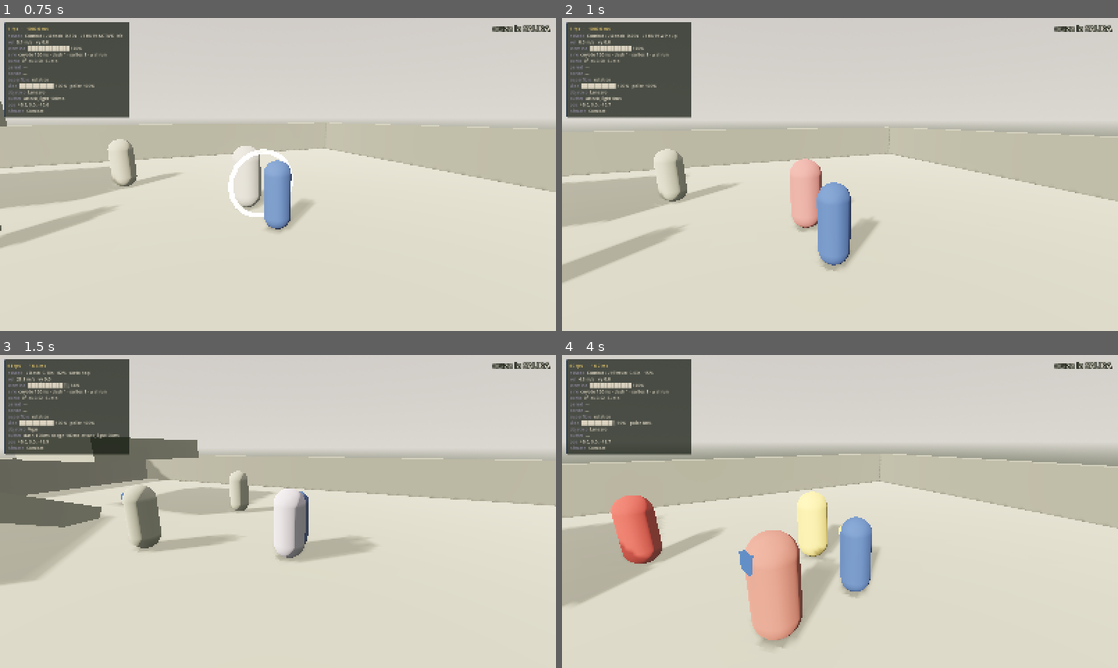
Above: before the commit, frames 1-4 (two rows, left to right).
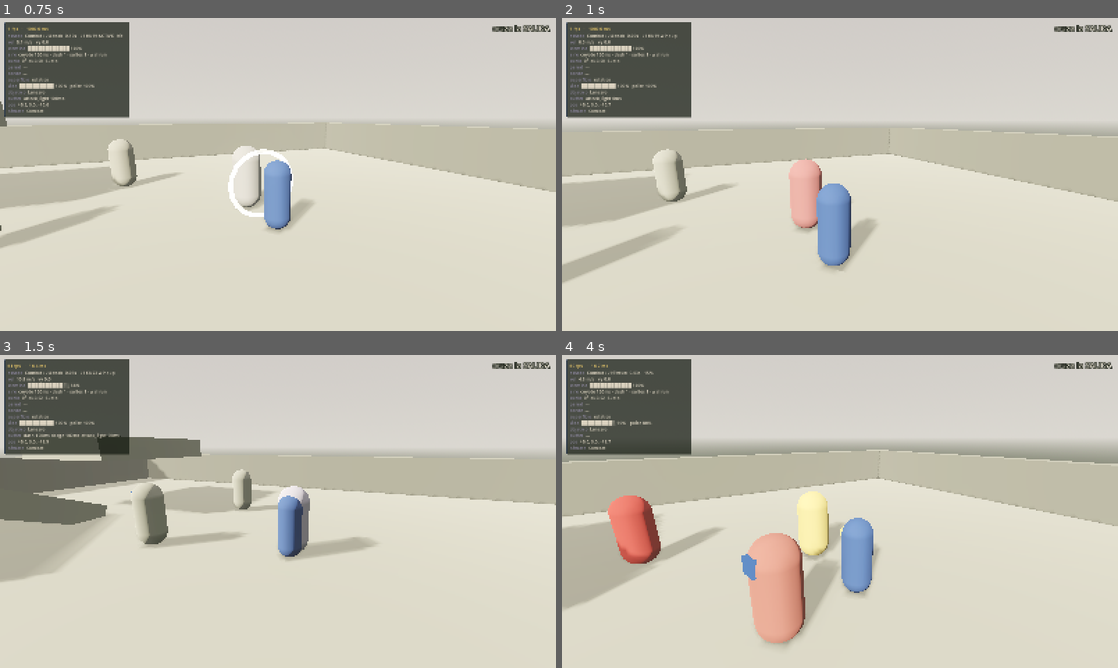
Above: after the commit, the same moments.

Repository: PanCecas/rock
Game: Godot game, scene res://tools/TestFase2.tscn
The game is run twice, just before and just after one commit, with the same random seed, the same clock (stepped at 60 frames per second) and the same inputs. This scene is started directly instead of the project's main scene.
Inputs (mouse positions are in pixels of both pictures, inside the frame that each line leads up to):
- Up to frame 1 (0.75 s): tap Enter at 0.5 s; move the mouse to (305, 174) at 0.52 s; hold W (move_forward) from 0.53 s (still down); click (305, 174) at 0.6 s
- Up to frame 2 (1 s): keep holding W (move_forward); tap Space (jump) at 0.77 s; tap Shift (dash) at 0.8 s
- Up to frame 3 (1.5 s): keep holding W (move_forward); move the mouse to (250, 511) at 1.27 s; tap Shift (dash) at 1.35 s
- Up to frame 4 (4 s): keep holding W (move_forward); tap Space (jump) at 1.52, 3.02, 3.77 s; click (812, 511) at 1.55 s; move the mouse to (851, 505) at 2.02 s; tap R (aim) at 2.1 s; tap Shift (dash) at 2.3, 3.8 s; move the mouse to (834, 517) at 2.77 s; right-click (834, 517) at 2.85 s; click (834, 517) at 3.05 s; move the mouse to (878, 514) at 3.52 s; click (878, 514) at 3.6 s

Frame 1 is identical in both runs. In frame 2, 0.3% of the frame differs, in the area x 1-100%, y 34-81%; in frame 3, 3.9%, in the area x 0-100%, y 5-74%; in frame 4, 2.8%.

Commit message:
Correccion 2.3: escalera de velocidad dash-surf-correr y ataque de dash
EL DASH SE SENTIA LARGO Y RARO
La causa era que un solo estado intentaba ser evasion Y desplazamiento a la vez.
Se separan en tres, y cada uno hace bien una sola cosa:

  sin Shift ->  caminar (stick suave) . trotar (stick a fondo)
  con Shift ->  DASH -> SURF -> correr sostenido

- DASH es un ESQUIVE: 0.12 s (antes 0.16), 3.6 m (antes 4.5) y giro bajado de
  420 a 120 grados/s. Unidireccional a proposito: no es para desplazarse, es para
  salir de un sitio.
- SURF (nuevo, en el grupo Grounded) es el tramo fluido: arranca a 15 m/s, por
  encima del sprint, con giro de 320 grados/s porque es DONDE SE PILOTA,
  rozamiento bajo para que el momentum se note y alabeo del cuerpo al girar. La
  referencia es el agua. Decae hacia la velocidad de sprint, asi que entregar el
  testigo a correr no se siente como un frenazo. Soltar Shift lo corta en el acto.
  Cancelable a slide, a salto y a ataque; consume stamina mientras dura.
- La velocidad alta EXIGE mantener Shift. Sin el solo hay caminar y trotar: no se
  regala.

ATAQUE DE DASH
Nuevo espada_dash.tres, lanzable desde Dash y desde Surf con el ataque ligero. Su
trabajo es CERRAR DISTANCIA: alcance 3.2 m, avance 9, arco estrecho y recuperacion
corta. Encadena a L2, asi que dash -> golpe -> cadena es una via de entrada al
combo y no un callejon sin salida.

BACKLOG DE FISICAS — DOCUMENTADO, NO IMPLEMENTADO
Nueva seccion 11 en docs/03_ARQUITECTURA_MECANICAS.md con el diseno de Active
Ragdoll (cuerpos fisicos controlados por animacion con controladores PD, mezcla
animacion-fisica por hueso y por evento, golpes con direccion real en lugar de
ocho clips de reaccion) y del grappler con cuerda verlet real estilo Loader, donde
el puno sale del momentum acumulado y no de un dano fijo.

Marcado explicitamente como NO IMPLEMENTAR hasta cerrar la Fase 4: el active
ragdoll choca de frente con SurfaceContext —los huesos fisicos viven en espacio de
mundo mientras el personaje vive en el marco del coloso— y esa pelea hay que
ganarla sobre el papel antes de escribir codigo.

Se anade tambien el PROMPT CORRECCION 2.3 a PROMPT_CLAUDE_CODE.md.

Tests: 24/24 en la Fase 2 (5 comprobaciones nuevas) y 12/12 en la Fase 1.

Co-Authored-By: Claude Opus 5 <noreply@anthropic.com>

Diff:
--- /dev/null
+++ b/content/data/attacks/espada_dash.tres
@@ -0,0 +1,28 @@
+[gd_resource type="Resource" script_class="AttackData" load_steps=3 format=3]
+
+[ext_resource type="Script" path="res://src/combat/AttackData.gd" id="1_s"]
+[ext_resource type="Resource" path="res://content/data/attacks/espada_L2.tres" id="2_n"]
+
+[resource]
+script = ExtResource("1_s")
+nombre = "Ataque de dash"
+anim = &"combat/atk_dash"
+frames_windup = 4
+frames_activo = 5
+frames_recuperacion = 14
+dano = 14.0
+dano_poise = 18.0
+empuje = Vector3(0, 0.3, 6)
+stagger = 0.4
+fuerza_muerte = 18.0
+torque_muerte = 8.0
+alcance = 3.2
+radio = 1.2
+arco_grados = 60.0
+avance = 9.0
+movilidad = 0.2
+hitstop = 0.07
+shake = 0.6
+frame_cadena = 10
+color_vfx = &"azul_claro"
+siguiente = ExtResource("2_n")
--- a/src/player/Player.tscn
+++ b/src/player/Player.tscn
@@ -16,6 +16,7 @@
 [ext_resource type="Resource" path="res://content/data/attacks/espada_pesado.tres" id="a_pesado"]
 [ext_resource type="Resource" path="res://content/data/attacks/aereo_1.tres" id="a_aereo"]
 [ext_resource type="Resource" path="res://content/data/attacks/plunge.tres" id="a_plunge"]
+[ext_resource type="Resource" path="res://content/data/attacks/espada_dash.tres" id="a_dash"]
 [ext_resource type="Resource" path="res://content/data/attacks/contra.tres" id="a_contra"]
 [ext_resource type="Script" path="res://src/player/states/StateMachine.gd" id="fsm"]
 [ext_resource type="Script" path="res://src/player/states/GroupGrounded.gd" id="g_ground"]
@@ -35,6 +36,7 @@
 [ext_resource type="Script" path="res://src/player/states/StateLedgeClimb.gd" id="st_lclimb"]
 [ext_resource type="Script" path="res://src/player/states/StateClimb.gd" id="st_climb"]
 [ext_resource type="Script" path="res://src/player/states/StateDash.gd" id="st_dash"]
+[ext_resource type="Script" path="res://src/player/states/StateSurf.gd" id="st_surf"]
 [ext_resource type="Script" path="res://src/player/states/StateAttack.gd" id="st_atk"]
 [ext_resource type="Script" path="res://src/player/states/StateAirAttack.gd" id="st_air_atk"]
 [ext_resource type="Script" path="res://src/player/states/StatePlunge.gd" id="st_plunge"]
@@ -73,6 +75,7 @@
 ataque_pesado = ExtResource("a_pesado")
 ataque_aereo = ExtResource("a_aereo")
 ataque_plunge = ExtResource("a_plunge")
+ataque_dash = ExtResource("a_dash")
 ataque_contra = ExtResource("a_contra")
 
 [node name="Collider" type="CollisionShape3D" parent="."]
@@ -144,6 +147,9 @@
 [node name="Slide" type="Node" parent="StateMachine/Grounded"]
 script = ExtResource("st_slide")
 
+[node name="Surf" type="Node" parent="StateMachine/Grounded"]
+script = ExtResource("st_surf")
+
 [node name="Landing" type="Node" parent="StateMachine/Grounded"]
 script = ExtResource("st_land")
 
--- a/src/player/PlayerController.gd
+++ b/src/player/PlayerController.gd
@@ -16,6 +16,8 @@
 @export var ataque_pesado: AttackData
 @export var ataque_aereo: AttackData
 @export var ataque_plunge: AttackData
+## Ataque lanzado desde el dash o el surf: hereda el momentum y cierra distancia.
+@export var ataque_dash: AttackData
 ## Contraataque que solo se abre tras un parry perfecto.
 @export var ataque_contra: AttackData
 
--- a/src/player/motor/PlayerTuning.gd
+++ b/src/player/motor/PlayerTuning.gd
@@ -40,22 +40,25 @@
 @export_range(90.0, 2160.0, 10.0) var giro_grados_seg: float = 900.0
 @export_range(0.0, 89.0, 1.0) var angulo_max_suelo: float = 50.0
 
-# --- Dash (evasión estilo NieR: Automata) -----------------------------------
+# --- Dash: esquive UNIDIRECCIONAL -------------------------------------------
+# El dash es un esquive, no un desplazamiento. Corto, seco y en una sola
+# dirección. Lo que viene DESPUÉS (Surf) es lo que fluye y se puede pilotar.
+# Antes duraba 0.16 s con giro de 420°/s y se sentía largo y raro justamente
+# porque intentaba ser las dos cosas a la vez.
 @export_group("Dash")
-## Corto y rápido. Un dash largo bloquea la lectura del combate y se siente tieso.
-@export_range(1.0, 20.0, 0.1) var dash_distancia: float = 4.5
-@export_range(0.05, 1.0, 0.01) var dash_duracion: float = 0.16
+@export_range(1.0, 20.0, 0.1) var dash_distancia: float = 3.6
+@export_range(0.05, 1.0, 0.01) var dash_duracion: float = 0.12
 @export_range(0.0, 0.5, 0.01) var dash_iframes: float = 0.10
 @export_range(0.0, 2.0, 0.01) var dash_recuperacion: float = 0.10
 @export var dash_cargas_aire: int = 1
 ## TAP vs HOLD: si el botón sigue pulsado más de esto al acabar el dash, se
 ## encadena a sprint continuo en vez de volver a carrera normal.
 @export_range(0.05, 1.0, 0.01) var dash_tap_max: float = 0.20
-## Corrección de rumbo DURANTE el dash. 0 = bloqueo total (tieso).
-## Es la diferencia entre una evasión que se siente viva y un empujón escriptado.
-@export_range(0.0, 1440.0, 10.0) var dash_giro_grados_seg: float = 420.0
-## Fracción de la velocidad del dash que sobrevive al terminar.
-@export_range(0.0, 1.0, 0.01) var dash_salida_mult: float = 0.55
+## Corrección de rumbo DURANTE el dash. Baja a propósito: es un esquive
+## unidireccional. Quien pilota es el Surf que viene después.
+@export_range(0.0, 1440.0, 10.0) var dash_giro_grados_seg: float = 120.0
+## Fracción de la velocidad del dash que sobrevive al terminar sin mantener Shift.
+@export_range(0.0, 1.0, 0.01) var dash_salida_mult: float = 0.45
 ## Grados dentro de los que el dash se autoalinea al enemigo cercano (Fase 2).
 @export_range(0.0, 90.0, 1.0) var dash_correccion_grados: float = 20.0
 
@@ -70,6 +73,23 @@
 @export_range(0.0, 25.0, 0.1) var dash_pivote_salto: float = 11.5
 ## Empuje horizontal hacia la nueva dirección. Bajo a propósito: es un FRENAZO.
 @export_range(0.0, 20.0, 0.1) var dash_pivote_impulso: float = 3.0
+
+# --- Surf: el tramo fluido entre el esquive y la carrera ---------------------
+# Manteniendo Shift, el dash desemboca aquí en vez de frenar. Es un estado
+# deslizante y muy pilotable —"como el agua"— que se agota solo y entrega el
+# testigo al sprint. Sin Shift no existe: solo hay caminar y trotar.
+@export_group("Surf")
+## Velocidad al salir del dash. Por encima del sprint: se nota que vienes lanzado.
+@export_range(1.0, 40.0, 0.1) var surf_velocidad: float = 15.0
+## Cuánto dura antes de entregar el testigo a la carrera.
+@export_range(0.1, 5.0, 0.05) var surf_duracion: float = 0.9
+## Giro. ALTO: aquí es donde se pilota, y es lo que lo hace sentir fluido.
+@export_range(30.0, 1080.0, 10.0) var surf_giro_grados_seg: float = 320.0
+## Rozamiento. Bajo = el momentum se conserva y se siente que patinas.
+@export_range(0.0, 40.0, 0.5) var surf_friccion: float = 5.0
+@export_range(0.0, 100.0, 0.5) var surf_stamina: float = 10.0
+## Alabeo del cuerpo al girar surfeando. Vende la inercia desde lejos.
+@export_range(0.0, 45.0, 1.0) var surf_alabeo: float = 16.0
 
 # --- Planeo -----------------------------------------------------------------
 @export_group("Planeo")
--- a/src/player/states/StateDash.gd
+++ b/src/player/states/StateDash.gd
@@ -39,6 +39,11 @@
 		return
 
 	if _pivotar():
+		return
+
+	# Ataque de dash: el golpe sale desde el esquive y hereda su dirección.
+	if player.ataque_dash != null and buffer.consume(InputActions.ATTACK_LIGHT):
+		fsm.cambiar(&"Attack", {"datos": player.ataque_dash, "indice": 1})
 		return
 
 	_corregir_rumbo(delta)
@@ -97,33 +102,31 @@
 	player.orientar_a(_dir)
 
 
+## El dash NO decide la velocidad de salida: decide a qué estado entrega.
+##
+##   Shift mantenido + suelo  ->  SURF (el tramo fluido que luego da paso al sprint)
+##   Shift suelto             ->  Move / Idle, conservando algo de momentum
+##   en el aire               ->  Fall
 func _salir() -> void:
-	# HOLD: el botón sigue pulsado más allá del umbral de tap -> sprint continuo.
-	var mantenido := (
-		buffer.is_held(InputActions.DASH)
-		and buffer.held_time(InputActions.DASH) >= tuning.dash_tap_max
-	)
-	var sprint := mantenido or buffer.is_held(InputActions.SPRINT)
-
-	# Conservar momentum, no frenar en seco: es lo que encadena los verbos.
-	# StateMove deja que esta velocidad extra baje despacio (`frenado_momentum`).
-	var suelo: float = tuning.velocidad_sprint if sprint else tuning.velocidad_correr
-	motor.impulso(_dir, maxf(suelo, motor.rapidez_plana() * tuning.dash_salida_mult))
+	var mantenido := buffer.is_held(InputActions.DASH) or buffer.is_held(InputActions.SPRINT)
 
 	if not player.is_on_floor():
+		motor.impulso(_dir, maxf(tuning.velocidad_correr, motor.rapidez_plana() * tuning.dash_salida_mult))
 		fsm.cambiar(&"Fall")
 		return
-	# Manteniendo se sale corriendo aunque el stick esté al ralentí ese frame:
-	# soltar el dash no debería costarte la carrera.
-	if mantenido or buffer.move_vector().length() > 0.2:
-		fsm.cambiar(&"Move")
-	else:
-		fsm.cambiar(&"Idle")
+
+	if mantenido and not player.stamina.vacia():
+		fsm.cambiar(&"Surf", {"direccion": _dir, "rapidez": tuning.surf_velocidad})
+		return
+
+	# Sin Shift no hay carrera rápida: se cae a trotar y de ahí a caminar.
+	motor.impulso(_dir, maxf(tuning.velocidad_correr, motor.rapidez_plana() * tuning.dash_salida_mult))
+	fsm.cambiar(&"Move" if buffer.move_vector().length() > 0.2 else &"Idle")
 
 
 func debug_line() -> String:
-	return "%.0f%%  %s  %s" % [
+	return "%.0f%%  %s  ->%s" % [
 		100.0 * t / tuning.dash_duracion,
 		"aéreo" if _era_aereo else "suelo",
-		"HOLD" if buffer.held_time(InputActions.DASH) >= tuning.dash_tap_max else "tap",
+		"surf" if buffer.is_held(InputActions.DASH) else "move",
 	]
--- a/src/player/states/StateMove.gd
+++ b/src/player/states/StateMove.gd
@@ -13,8 +13,8 @@
 		fsm.cambiar(&"Idle")
 		return
 
-	# Mantener el botón de dash también corre: es la continuación natural de la
-	# evasión de NieR, sin tener que soltar y volver a pulsar nada.
+	# Correr rápido EXIGE mantener Shift. Sin él solo hay caminar (stick suave) y
+	# trotar (stick a fondo): la velocidad alta se sostiene a mano, no se regala.
 	var quiere_sprint := buffer.is_held(InputActions.SPRINT) or buffer.is_held(InputActions.DASH)
 	var sprint := quiere_sprint and not player.stamina.vacia()
 	var objetivo := motor.velocidad_objetivo(entrada, sprint)
--- /dev/null
+++ b/src/player/states/StateSurf.gd
@@ -0,0 +1,89 @@
+extends PlayerState
+## El tramo fluido entre el esquive y la carrera.
+##
+## El dash es un ESQUIVE: corto, seco, unidireccional. Si al terminarlo sigues
+## manteniendo Shift, no frenas: entras aquí. Surf es un estado deslizante y muy
+## pilotable —la idea es "como el agua"— que conserva el momentum del dash, se
+## agota solo y entrega el testigo al sprint.
+##
+## Esa es la escalera completa de velocidad:
+##   sin Shift  ->  caminar / trotar
+##   Shift      ->  dash (esquive) -> SURF (fluido) -> sprint (sostenido)
+##
+## Antes esto no existía y el dash intentaba ser las dos cosas: por eso se sentía
+## largo y raro. Separarlos deja que cada uno haga bien una sola cosa.
+
+var _dir: Vector3 = Vector3.ZERO
+var _rapidez: float = 0.0
+var _alabeo: float = 0.0
+
+
+func enter(msg: Dictionary = {}) -> void:
+	_dir = msg.get("direccion", motor.direccion_plana())
+	if _dir.is_zero_approx():
+		_dir = player.direccion_frontal()
+	_rapidez = maxf(float(msg.get("rapidez", 0.0)), tuning.surf_velocidad)
+	_alabeo = 0.0
+	player.orientar_a(_dir)
+
+
+func exit() -> void:
+	player.set_alabeo(0.0)
+
+
+func physics_update(delta: float) -> void:
+	# Soltar Shift corta el surf en el acto: es un estado que se sostiene a mano.
+	if not _shift_mantenido() or player.stamina.vacia():
+		_terminar()
+		return
+
+	player.stamina.drenar(tuning.surf_stamina, delta)
+
+	# Pilotar. El giro es alto a propósito: es LO que hace que esto se sienta
+	# fluido en vez de un empujón con inercia.
+	var entrada := buffer.move_vector()
+	var giro := 0.0
+	if entrada.length() > 0.2:
+		var deseada := sc.direccion_movimiento(entrada, player.camara())
+		if not deseada.is_zero_approx():
+			var peso: float = clampf(deg_to_rad(tuning.surf_giro_grados_seg) * delta, 0.0, 1.0)
+			var nueva := _dir.slerp(deseada, peso).normalized()
+			giro = signf(sc.up.dot(_dir.cross(nueva)))
+			_dir = nueva
+
+	# La velocidad decae hacia el sprint: al acabar el surf ya vas a su ritmo y
+	# la transición a correr no se nota como un frenazo.
+	_rapidez = maxf(_rapidez - tuning.surf_friccion * delta, tuning.velocidad_sprint)
+
+	motor.impulso(_dir, _rapidez)
+	motor.set_vertical(-2.0)
+
+	_alabeo = lerpf(_alabeo, -giro * tuning.surf_alabeo, 1.0 - exp(-7.0 * delta))
+	player.set_alabeo(_alabeo)
+
+	# Deslizarse desde el surf: entras al slide con toda la velocidad acumulada.
+	if buffer.consume(InputActions.CROUCH):
+		fsm.cambiar(&"Slide")
+		return
+
+	# Ataque en carrera: el golpe hereda el momentum del surf.
+	if player.ataque_dash != null and buffer.consume(InputActions.ATTACK_LIGHT):
+		fsm.cambiar(&"Attack", {"datos": player.ataque_dash, "indice": 1})
+		return
+
+	if t >= tuning.surf_duracion:
+		_terminar()
+
+
+## Salir del surf es entrar en Move. Si Shift sigue pulsado, Move ya corre en
+## sprint por sí solo, así que la escalera se completa sin un estado extra.
+func _terminar() -> void:
+	fsm.cambiar(&"Move" if buffer.move_vector().length() > 0.2 else &"Idle")
+
+
+func _shift_mantenido() -> bool:
+	return buffer.is_held(InputActions.DASH) or buffer.is_held(InputActions.SPRINT)
+
+
+func debug_line() -> String:
+	return "%.1f m/s  %.0f%%" % [_rapidez, 100.0 * t / maxf(tuning.surf_duracion, 0.001)]
--- a/tools/test_fase2.gd
+++ b/tools/test_fase2.gd
@@ -204,6 +204,45 @@
 				and _p.motor.get_vertical() > 6.0),
 			"pedir la direccion contraria en pleno dash debe frenar y saltar"),
 
+		# --- Correccion 2.3: dash -> surf -> correr ---------------------------
+		_paso_("carrerilla surf", 0.2, func() -> void:
+			_soltar_todo()
+			_reponer()
+			_p.global_position = Vector3(45.0, 0.3, -35.0)
+			_p.fsm.cambiar(&"Idle")
+			_pulsar(&"move_forward"), &"Move"),
+		_chequeo_("dash con Shift -> Surf", 0.25,
+			func() -> void: _pulsar(&"dash"),
+			func() -> bool: return _visitados.has(&"Surf") and _p.motor.rapidez_plana() > _p.tuning.velocidad_sprint,
+			"manteniendo Shift el dash debe desembocar en Surf por encima del sprint"),
+		_chequeo_("Surf entrega a correr", 1.1,
+			func() -> void: pass,
+			func() -> bool: return _p.fsm.nombre_actual() == &"Move",
+			"al agotarse, el surf debe dar paso a la carrera sostenida"),
+		_chequeo_("sin Shift no hay surf", 0.3,
+			func() -> void:
+				_soltar_todo()
+				_p.global_position = Vector3(45.0, 0.3, -35.0)
+				_p.fsm.cambiar(&"Idle")
+				_p.stamina.llenar()
+				_pulsar(&"move_forward")
+				_pulsar(&"dash")
+				_soltar(&"dash"),
+			func() -> bool: return _p.fsm.nombre_actual() != &"Surf",
+			"sin mantener Shift el dash no debe entrar en Surf"),
+
+		# --- Correccion 2.3: ataque de dash -----------------------------------
+		_chequeo_("ataque de dash", 0.35,
+			func() -> void:
+				_soltar_todo()
+				_reponer()
+				_colocar(4.0)
+				_vida_antes = _g.salud.actual
+				_p.fsm.cambiar(&"Dash")
+				_esperar_ataque = 4,
+			func() -> bool: return _g.salud.actual < _vida_antes,
+			"atacar en pleno dash debe cerrar distancia y conectar"),
+
 		# DESTRUCTIVO Y AL FINAL: mata al Guardian, asi que ningun paso posterior
 		# puede volver a usarlo.
 		_chequeo_("pesado mata con ragdoll", 0.4,
@@ -222,6 +261,7 @@
 
 var _vida_antes: float = 0.0
 var _esperar_frames: int = 0
+var _esperar_ataque: int = 0
 var _aux: float = 0.0
 var _pos_antes: Vector3 = Vector3.ZERO
 var _dist_sin_input: float = 0.0
@@ -243,6 +283,10 @@
 		_esperar_frames -= 1
 		if _esperar_frames == 0:
 			_pulsar(&"dash")
+	if _esperar_ataque > 0:
+		_esperar_ataque -= 1
+		if _esperar_ataque == 0:
+			_pulsar(&"attack_light")
 
 	var actual: Dictionary = _guion[_paso]
 	if is_zero_approx(_t):
Not shown: 1 places in src/player/Player.tscn that only renumber resources
Not shown, added: src/player/states/StateSurf.gd.uid
Not shown, changed: CLAUDE.md
Not shown, changed: PROMPT_CLAUDE_CODE.md
Not shown, changed: docs/03_ARQUITECTURA_MECANICAS.md
Not shown, changed: docs/04_ROADMAP.md
